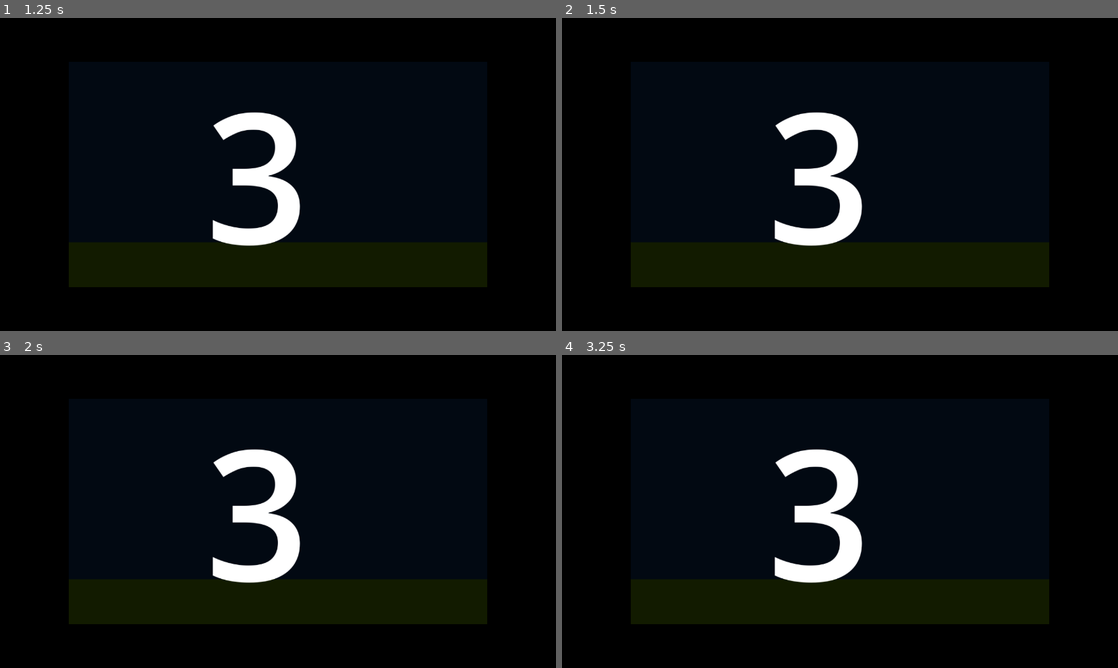
Above: before the commit, frames 1-4 (two rows, left to right).
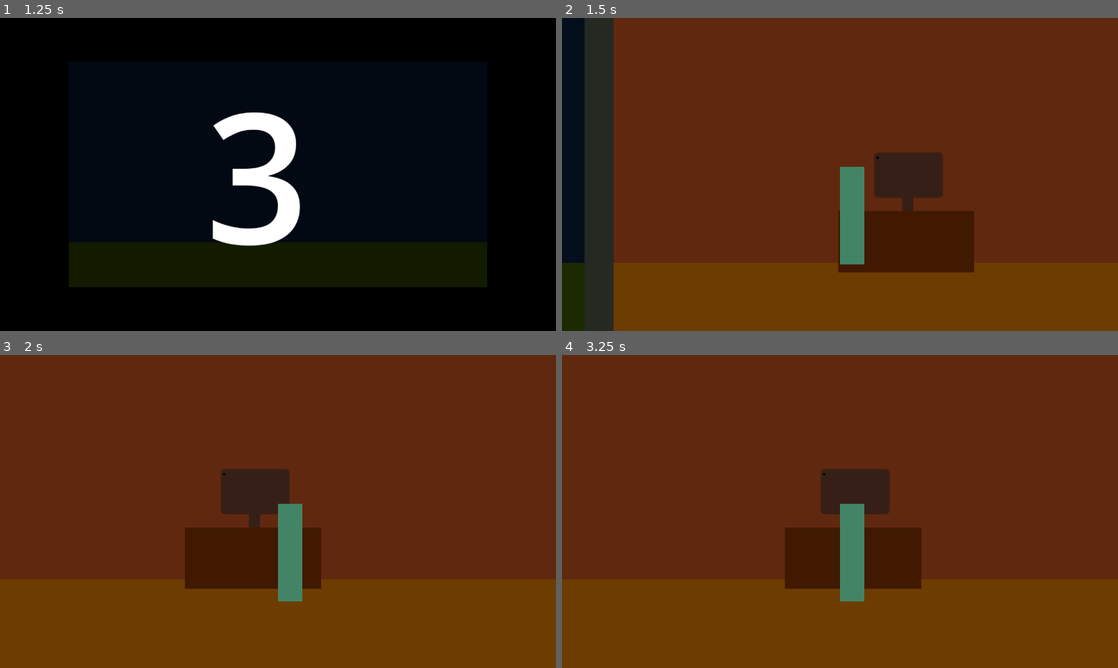
Above: after the commit, the same moments.

Repository: NileKnight1/the-graves
Game: Godot game, scene res://scenes/game.tscn
The game is run twice, just before and just after one commit, with the same random seed, the same clock (stepped at 60 frames per second) and the same inputs. The project has no main scene, so this scene is started directly. Video files are missing from this copy of the repository; at most half a second of black plays in their place.
Inputs (mouse positions are in pixels of both pictures, inside the frame that each line leads up to):
- Up to frame 1 (1.25 s): tap Enter (ui_accept) at 0.5, 0.77 s; move the mouse to (400, 158) at 0.52 s; hold D (right) from 0.53 s (still down); tap E (interact) at 0.6 s; click (400, 158) at 0.67 s
- Up to frame 2 (1.5 s): keep holding D (right); tap Enter (ui_accept) at 1.25 s; move the mouse to (728, 190) at 1.27 s; tap E (interact) at 1.35 s
- Up to frame 3 (2 s): keep holding D (right); tap Enter (ui_accept) at 1.52 s
- Up to frame 4 (3.25 s): move the mouse to (895, 442) at 2.02 s; release D (right) at 2.03 s; hold A (left) 2.03-2.78 s; hold Shift (sprint) 2.03-2.78 s; tap E (interact) at 2.3, 3.05 s; tap Enter (ui_accept) at 2.75, 3.02 s; move the mouse to (812, 574) at 2.77 s; hold D (right) from 2.78 s (still down); tap Alt at 2.85 s; click (812, 574) at 2.92 s

Frame 1 is identical in both runs. In frame 2, 100% of the frame differs, in the area x 0-100%, y 0-100%; in frame 3, 100%; in frame 4, 100%.

Commit message:
added close mechanism to camera, and disabled player movement during openeing cams

Diff:
--- a/scenes/game.tscn
+++ b/scenes/game.tscn
@@ -219,6 +219,7 @@
 [node name="cam3" type="Camera2D" parent="map above/cams" unique_id=1415543043]
 position = Vector2(1089, -203)
 scale = Vector2(1.1116455, 1.0247914)
+enabled = false
 zoom = Vector2(0.945, 0.945)
 
 [node name="Panel" type="Panel" parent="map above/cams/cam3" unique_id=43199726]
--- a/scripts/game.gd
+++ b/scripts/game.gd
@@ -1,19 +1,39 @@
 extends Node2D
+
+
+
+var computer_area = 0
+var computer_opened = 0
+var opened_cam = 3
 
 
 
 func _ready() -> void:
 	pass # Replace with function body.
 
+
 func _process(delta: float) -> void:
 	if Input.is_action_just_pressed("interact"):
-		if computer_area:
+		if computer_area && !computer_opened:
+			print("hi")
 			#$"map above/cams/cam1".visible = 1
 			$player/Camera2D.enabled = 0
 			$"map above/cams".visible = 1
+			$"map above/cams".get_child(opened_cam-1).enabled = 1
+
+			computer_opened = 1
+			stop_move()
+		elif computer_opened:
+			$player/Camera2D.enabled = 1
+			$"map above/cams".visible = 0
+			print("closed")
+			#$"map above/cams/cam3".enabled = 0
+			$"map above/cams".get_child(opened_cam-1).enabled = 0
 
 
-			computer_opened = 1
+			computer_opened = 0
+			allow_move()
+
 
 	#print(computer_opened)
 	if computer_opened:
@@ -35,12 +55,10 @@
 		$"map above/cams".get_child(opened_cam-1).visible = 1
 		$"map above/cams".get_child(opened_cam-1).enabled = 1
 
-
-
-
-var computer_area = 0
-var computer_opened = 0
-var opened_cam = 3
+func stop_move():
+	$player.move = 0
+func allow_move():
+	$player.move = 1
 
 
 func _on_cams_body_entered(body: Node2D) -> void:
--- a/scripts/temp_player.gd
+++ b/scripts/temp_player.gd
@@ -4,8 +4,14 @@
 var SPEED = 300.0
 var JUMP_VELOCITY = -250.0
 var sprint = 0
+var move = 1
 
 func _physics_process(delta: float) -> void:
+	if !move:
+		#print("hi")
+		return
+	#print("hellll")
+
 	if not is_on_floor():
 		velocity += get_gravity() * delta
 
